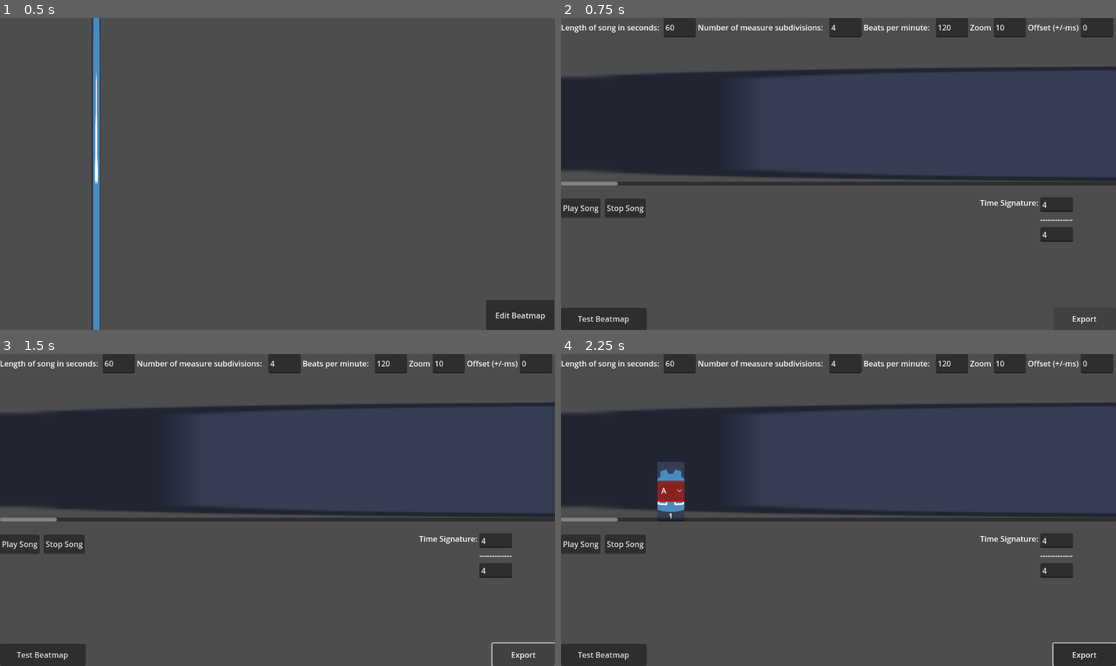
Above: before the commit, frames 1-4 (two rows, left to right).
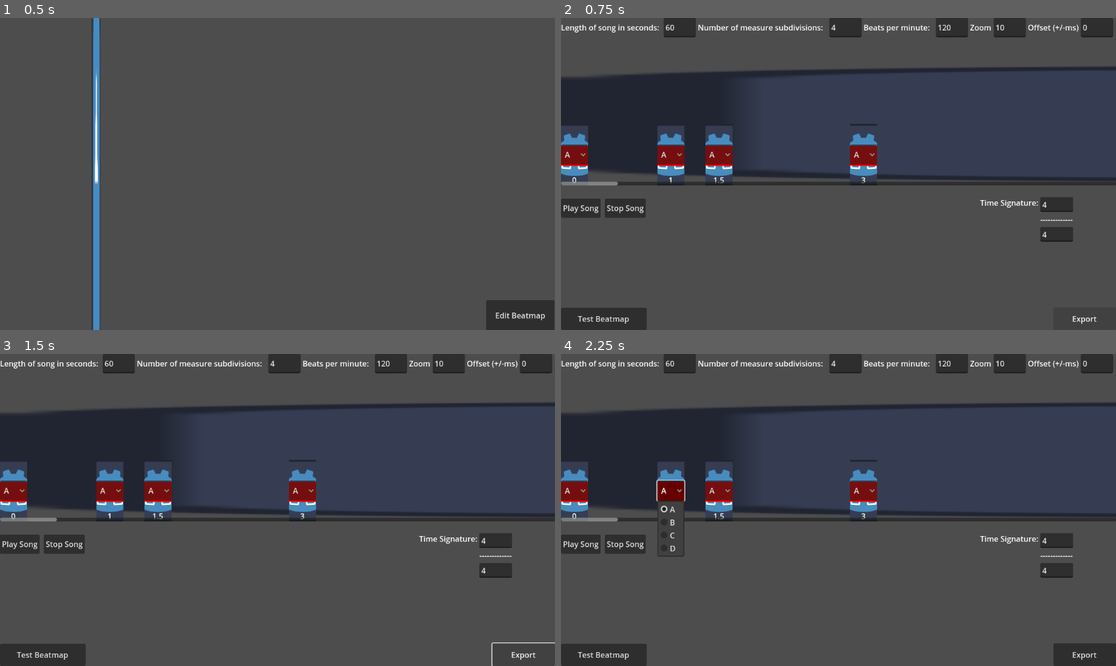
Above: after the commit, the same moments.

Repository: ValorZard/BandGame
Game: Godot game, scene res://src/game_engine/beatmap.tscn
The game is run twice, just before and just after one commit, with the same random seed, the same clock (stepped at 60 frames per second) and the same inputs. The engine's default icon, where the game draws it, is replaced by a stand-in: a white triangle on a blue panel in a dark square.
Inputs (mouse positions are in pixels of both pictures, inside the frame that each line leads up to):
- Up to frame 1 (0.5 s): no input
- Up to frame 2 (0.75 s): click "Edit Beatmap" at 0.5 s
- Up to frame 3 (1.5 s): click "Export" at 1.25 s
- Up to frame 4 (2.25 s): click (672, 491) at 2 s, where only the run after the commit has a clickable "A"

Frame 1 is identical in both runs. In frame 2, 3.0% of the frame differs, in the area x 0-57%, y 34-54%; in frame 3, 3.0%; in frame 4, 3.0%.
Error in both runs: Invalid access to property or key 'offset' on a base object of type 'Dictionary'. (res://src/game_engine/rhythm_game_utils.gd:70)

Commit message:
cleaned up stuff and fixed assorted bugs

Diff:
--- a/src/mapping_engine/beatmap_maker.gd
+++ b/src/mapping_engine/beatmap_maker.gd
@@ -140,7 +140,7 @@
 	var beatmap_file = FileAccess.open(beatmap_file_path, FileAccess.WRITE)
 	var note_array := note_timeline.note_array
 
-	var beatmap_dictionary : Dictionary = {"music-file" : path_to_music_file, "offset" : time_offset_ms, "notes" : []}
+	var beatmap_dictionary : Dictionary = {"music-file" : path_to_music_file, "time-offset-ms" : time_offset_ms, "notes" : []}
 
 	for note in note_array:
 		var note_obj : RhythmGameUtils.Note = note[0]
@@ -191,7 +191,7 @@
 					var new_note = RhythmGameUtils.Note.new(note_name, note_start_time)
 					note_array.append(new_note)
 					#print(new_note.note_name, ",  ", new_note.start_time)
-
+					note_timeline.raw_note_times[new_note.start_time] = true
 				# each member in the note array is a 2-tuple of [NoteObject, NoteSprite]
 				note_array = note_array.map(note_spawner)
 			else:
--- a/src/mapping_engine/note_timeline.gd
+++ b/src/mapping_engine/note_timeline.gd
@@ -44,7 +44,9 @@
 
 			current_position_in_song = floor(current_measure_position) * measure_length_s + time_offset_s
 
+			# add current song position in note times to make sure you cant have overlapping notes
 			if current_position_in_song in raw_note_times.keys():
+				print("can't put a note here")
 				return
 			raw_note_times[current_position_in_song] = true
 
@@ -67,9 +69,10 @@
 			add_child(note_sprite)
 			note_array.append([note_obj, note_sprite])
 
-func delete_note(note_obj, note_sprite):
+func delete_note(note_obj : RhythmGameUtils.Note, note_sprite):
 	# remove note from note array
 	note_array.erase([note_obj, note_sprite])
+	raw_note_times.erase(note_obj.start_time)
 
 # Called every frame. 'delta' is the elapsed time since the previous frame.
 func _process(delta):
--- a/test_map.json
+++ b/test_map.json
@@ -1 +1 @@
-{"music-file":"res://assets/audio/MUSCMisc_Metronome a 120bpm (ID 0468)_BSB.wav","notes":[{"name":"A","start_time":1},{"name":"A","start_time":0},{"name":"A","start_time":1.5},{"name":"A","start_time":3}]}
+{"music-file":"res://assets/audio/MUSCMisc_Metronome a 120bpm (ID 0468)_BSB.wav", "time-offset-ms" : 0 ,"notes":[{"name":"A","start_time":1},{"name":"A","start_time":0},{"name":"A","start_time":1.5},{"name":"A","start_time":3}]}
